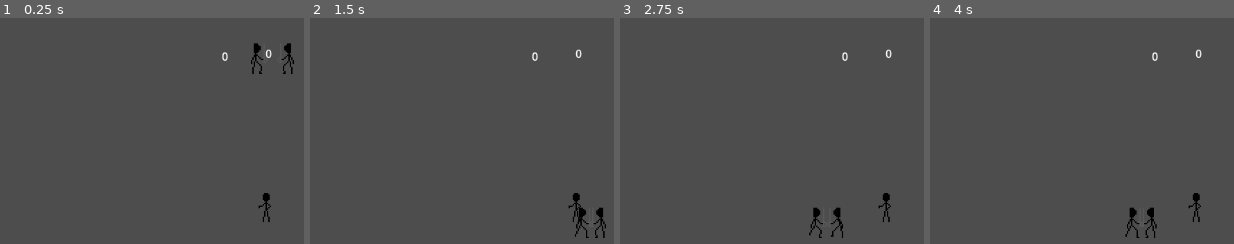
Above: before the commit, frames 1-4 (left to right).
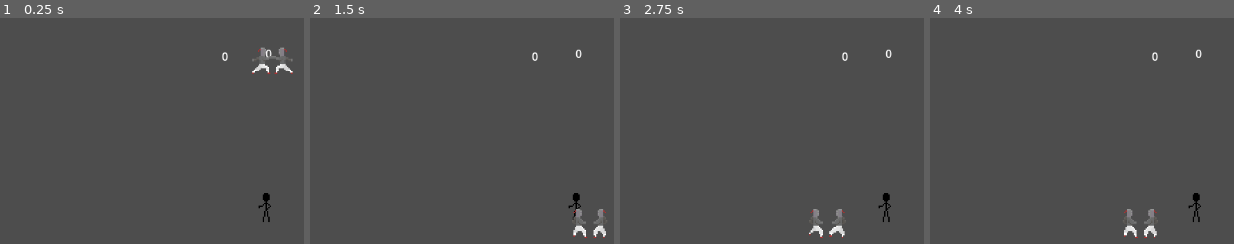
Above: after the commit, the same moments.

Repository: erikdervik/eisen-und-ehre
Game: Godot game, scene res://game.tscn
Two runs of this game, one before a commit and one after it. Both use one fixed random seed, a clock stepped at 60 frames per second and the inputs below. The engine's default icon, where the game draws it, is replaced by a stand-in: a white triangle on a blue panel in a dark square.
Inputs:
- Up to frame 1 (0.25 s): no input
- Up to frame 2 (1.5 s): hold Left (p2_left) 0.53-1.28 s; hold D (p1_right) from 0.53 s (still down); tap Right (p2_right) at 1.35 s
- Up to frame 3 (2.75 s): release D (p1_right) at 2.03 s; hold A (p1_left) from 2.03 s (still down); hold Left (p2_left) from 2.03 s (still down)
- Up to frame 4 (4 s): release A (p1_left) at 2.78 s; release Left (p2_left) at 2.78 s; hold D (p1_right) from 2.78 s (still down); tap Right (p2_right) at 2.85 s; tap Enter at 3.5 s; hold Left (p2_left) from 3.53 s (still down)

The runs differ from the first frame. In frame 1, 0.9% of the frame differs, in the area x 82-97%, y 11-25%; in frame 2, 0.7%; in frame 3, 0.7%; in frame 4, 0.7%.

Commit message:
animation für den player geupdated

Diff:
--- a/player.tscn
+++ b/player.tscn
@@ -1,7 +1,7 @@
-[gd_scene load_steps=40 format=3 uid="uid://br7lgik01bxy8"]
+[gd_scene load_steps=42 format=3 uid="uid://br7lgik01bxy8"]
 
 [ext_resource type="Script" uid="uid://dh43ii3wk17t7" path="res://fechter.gd" id="1_onrkg"]
-[ext_resource type="Texture2D" uid="uid://ej0glevaplk4" path="res://assets/sprites/player1/fencing_sheet.png" id="2_onrkg"]
+[ext_resource type="Texture2D" uid="uid://bae2fiokyt4lm" path="res://assets/sprites/player1/fencing_sheet2.png" id="2_onrkg"]
 
 [sub_resource type="CapsuleShape2D" id="CapsuleShape2D_hqtel"]
 radius = 13.0
@@ -22,127 +22,135 @@
 atlas = ExtResource("2_onrkg")
 region = Rect2(88, 110, 44, 22)
 
-[sub_resource type="AtlasTexture" id="AtlasTexture_onrkg"]
+[sub_resource type="AtlasTexture" id="AtlasTexture_2hs0m"]
 atlas = ExtResource("2_onrkg")
 region = Rect2(0, 132, 44, 22)
 
-[sub_resource type="AtlasTexture" id="AtlasTexture_2hs0m"]
+[sub_resource type="AtlasTexture" id="AtlasTexture_1jxqw"]
 atlas = ExtResource("2_onrkg")
 region = Rect2(44, 132, 44, 22)
 
-[sub_resource type="AtlasTexture" id="AtlasTexture_1jxqw"]
+[sub_resource type="AtlasTexture" id="AtlasTexture_dw050"]
 atlas = ExtResource("2_onrkg")
 region = Rect2(88, 132, 44, 22)
 
-[sub_resource type="AtlasTexture" id="AtlasTexture_dw050"]
+[sub_resource type="AtlasTexture" id="AtlasTexture_b26j0"]
 atlas = ExtResource("2_onrkg")
 region = Rect2(132, 132, 44, 22)
 
-[sub_resource type="AtlasTexture" id="AtlasTexture_b26j0"]
+[sub_resource type="AtlasTexture" id="AtlasTexture_n7ghd"]
 atlas = ExtResource("2_onrkg")
 region = Rect2(176, 132, 44, 22)
 
-[sub_resource type="AtlasTexture" id="AtlasTexture_n7ghd"]
+[sub_resource type="AtlasTexture" id="AtlasTexture_nvl01"]
 atlas = ExtResource("2_onrkg")
 region = Rect2(220, 132, 44, 22)
 
-[sub_resource type="AtlasTexture" id="AtlasTexture_nvl01"]
+[sub_resource type="AtlasTexture" id="AtlasTexture_ivps1"]
 atlas = ExtResource("2_onrkg")
 region = Rect2(264, 132, 44, 22)
 
-[sub_resource type="AtlasTexture" id="AtlasTexture_ivps1"]
+[sub_resource type="AtlasTexture" id="AtlasTexture_urp6f"]
 atlas = ExtResource("2_onrkg")
 region = Rect2(0, 88, 44, 22)
 
-[sub_resource type="AtlasTexture" id="AtlasTexture_urp6f"]
+[sub_resource type="AtlasTexture" id="AtlasTexture_bwjto"]
 atlas = ExtResource("2_onrkg")
 region = Rect2(44, 88, 44, 22)
 
-[sub_resource type="AtlasTexture" id="AtlasTexture_bwjto"]
+[sub_resource type="AtlasTexture" id="AtlasTexture_606se"]
 atlas = ExtResource("2_onrkg")
 region = Rect2(88, 88, 44, 22)
 
-[sub_resource type="AtlasTexture" id="AtlasTexture_606se"]
+[sub_resource type="AtlasTexture" id="AtlasTexture_u1c27"]
 atlas = ExtResource("2_onrkg")
 region = Rect2(0, 22, 44, 22)
 
-[sub_resource type="AtlasTexture" id="AtlasTexture_u1c27"]
+[sub_resource type="AtlasTexture" id="AtlasTexture_op7ga"]
 atlas = ExtResource("2_onrkg")
 region = Rect2(44, 22, 44, 22)
 
-[sub_resource type="AtlasTexture" id="AtlasTexture_op7ga"]
+[sub_resource type="AtlasTexture" id="AtlasTexture_q13i1"]
 atlas = ExtResource("2_onrkg")
 region = Rect2(88, 22, 44, 22)
 
-[sub_resource type="AtlasTexture" id="AtlasTexture_q13i1"]
+[sub_resource type="AtlasTexture" id="AtlasTexture_pylmc"]
 atlas = ExtResource("2_onrkg")
 region = Rect2(132, 22, 44, 22)
 
-[sub_resource type="AtlasTexture" id="AtlasTexture_pylmc"]
+[sub_resource type="AtlasTexture" id="AtlasTexture_pbfsw"]
 atlas = ExtResource("2_onrkg")
 region = Rect2(176, 22, 44, 22)
 
-[sub_resource type="AtlasTexture" id="AtlasTexture_pbfsw"]
+[sub_resource type="AtlasTexture" id="AtlasTexture_5tmop"]
 atlas = ExtResource("2_onrkg")
 region = Rect2(220, 22, 44, 22)
 
-[sub_resource type="AtlasTexture" id="AtlasTexture_5tmop"]
+[sub_resource type="AtlasTexture" id="AtlasTexture_7ahtn"]
 atlas = ExtResource("2_onrkg")
 region = Rect2(264, 22, 44, 22)
 
-[sub_resource type="AtlasTexture" id="AtlasTexture_7ahtn"]
+[sub_resource type="AtlasTexture" id="AtlasTexture_7lmhl"]
 atlas = ExtResource("2_onrkg")
 region = Rect2(0, 44, 44, 22)
 
-[sub_resource type="AtlasTexture" id="AtlasTexture_7lmhl"]
+[sub_resource type="AtlasTexture" id="AtlasTexture_dx0e4"]
 atlas = ExtResource("2_onrkg")
 region = Rect2(44, 44, 44, 22)
 
 [sub_resource type="AtlasTexture" id="AtlasTexture_jm5j8"]
 atlas = ExtResource("2_onrkg")
+region = Rect2(0, 66, 44, 22)
+
+[sub_resource type="AtlasTexture" id="AtlasTexture_7hik5"]
+atlas = ExtResource("2_onrkg")
 region = Rect2(44, 66, 44, 22)
 
-[sub_resource type="AtlasTexture" id="AtlasTexture_7hik5"]
+[sub_resource type="AtlasTexture" id="AtlasTexture_qtqh7"]
 atlas = ExtResource("2_onrkg")
 region = Rect2(88, 66, 44, 22)
 
-[sub_resource type="AtlasTexture" id="AtlasTexture_qtqh7"]
+[sub_resource type="AtlasTexture" id="AtlasTexture_2wuci"]
 atlas = ExtResource("2_onrkg")
 region = Rect2(132, 66, 44, 22)
 
-[sub_resource type="AtlasTexture" id="AtlasTexture_dx0e4"]
-atlas = ExtResource("2_onrkg")
-region = Rect2(0, 154, 44, 22)
+[sub_resource type="AtlasTexture" id="AtlasTexture_iruf7"]
+atlas = ExtResource("2_onrkg")
+region = Rect2(88, 66, 44, 22)
+
+[sub_resource type="AtlasTexture" id="AtlasTexture_j5n4i"]
+atlas = ExtResource("2_onrkg")
+region = Rect2(44, 66, 44, 22)
+
+[sub_resource type="AtlasTexture" id="AtlasTexture_634y6"]
+atlas = ExtResource("2_onrkg")
+region = Rect2(0, 176, 44, 22)
+
+[sub_resource type="AtlasTexture" id="AtlasTexture_efrwb"]
+atlas = ExtResource("2_onrkg")
+region = Rect2(44, 176, 44, 22)
+
+[sub_resource type="AtlasTexture" id="AtlasTexture_hiqhm"]
+atlas = ExtResource("2_onrkg")
+region = Rect2(0, 0, 44, 22)
 
 [sub_resource type="AtlasTexture" id="AtlasTexture_tkwlq"]
 atlas = ExtResource("2_onrkg")
-region = Rect2(0, 176, 44, 22)
+region = Rect2(44, 0, 44, 22)
 
 [sub_resource type="AtlasTexture" id="AtlasTexture_hl5qd"]
 atlas = ExtResource("2_onrkg")
-region = Rect2(44, 176, 44, 22)
-
-[sub_resource type="AtlasTexture" id="AtlasTexture_2wuci"]
+region = Rect2(88, 0, 44, 22)
+
+[sub_resource type="AtlasTexture" id="AtlasTexture_ek41f"]
 atlas = ExtResource("2_onrkg")
 region = Rect2(0, 0, 44, 22)
 
-[sub_resource type="AtlasTexture" id="AtlasTexture_iruf7"]
+[sub_resource type="AtlasTexture" id="AtlasTexture_khis8"]
 atlas = ExtResource("2_onrkg")
 region = Rect2(44, 0, 44, 22)
 
-[sub_resource type="AtlasTexture" id="AtlasTexture_j5n4i"]
-atlas = ExtResource("2_onrkg")
-region = Rect2(88, 0, 44, 22)
-
-[sub_resource type="AtlasTexture" id="AtlasTexture_634y6"]
-atlas = ExtResource("2_onrkg")
-region = Rect2(0, 0, 44, 22)
-
-[sub_resource type="AtlasTexture" id="AtlasTexture_efrwb"]
-atlas = ExtResource("2_onrkg")
-region = Rect2(44, 0, 44, 22)
-
-[sub_resource type="AtlasTexture" id="AtlasTexture_hiqhm"]
+[sub_resource type="AtlasTexture" id="AtlasTexture_b88wv"]
 atlas = ExtResource("2_onrkg")
 region = Rect2(88, 0, 44, 22)
 
@@ -164,9 +172,6 @@
 }, {
 "frames": [{
 "duration": 1.0,
-"texture": SubResource("AtlasTexture_onrkg")
-}, {
-"duration": 1.0,
 "texture": SubResource("AtlasTexture_2hs0m")
 }, {
 "duration": 1.0,
@@ -183,6 +188,9 @@
 }, {
 "duration": 1.0,
 "texture": SubResource("AtlasTexture_nvl01")
+}, {
+"duration": 1.0,
+"texture": SubResource("AtlasTexture_ivps1")
 }],
 "loop": true,
 "name": &"hit n back",
@@ -190,13 +198,13 @@
 }, {
 "frames": [{
 "duration": 1.0,
-"texture": SubResource("AtlasTexture_ivps1")
-}, {
-"duration": 1.0,
 "texture": SubResource("AtlasTexture_urp6f")
 }, {
 "duration": 1.0,
 "texture": SubResource("AtlasTexture_bwjto")
+}, {
+"duration": 1.0,
+"texture": SubResource("AtlasTexture_606se")
 }],
 "loop": true,
 "name": &"hit n stand",
@@ -204,9 +212,6 @@
 }, {
 "frames": [{
 "duration": 1.0,
-"texture": SubResource("AtlasTexture_606se")
-}, {
-"duration": 1.0,
 "texture": SubResource("AtlasTexture_u1c27")
 }, {
 "duration": 1.0,
@@ -223,6 +228,9 @@
 }, {
 "duration": 1.0,
 "texture": SubResource("AtlasTexture_5tmop")
+}, {
+"duration": 1.0,
+"texture": SubResource("AtlasTexture_7ahtn")
 }],
 "loop": true,
 "name": &"hit n walk",
@@ -230,14 +238,14 @@
 }, {
 "frames": [{
 "duration": 1.0,
-"texture": SubResource("AtlasTexture_7ahtn")
-}, {
-"duration": 1.0,
 "texture": SubResource("AtlasTexture_7lmhl")
+}, {
+"duration": 1.0,
+"texture": SubResource("AtlasTexture_dx0e4")
 }],
 "loop": true,
 "name": &"idle",
-"speed": 5.0
+"speed": 3.0
 }, {
 "frames": [{
 "duration": 1.0,
@@ -250,13 +258,22 @@
 "texture": SubResource("AtlasTexture_qtqh7")
 }, {
 "duration": 1.0,
-"texture": SubResource("AtlasTexture_qtqh7")
-}, {
-"duration": 1.0,
-"texture": SubResource("AtlasTexture_qtqh7")
-}, {
-"duration": 1.0,
-"texture": SubResource("AtlasTexture_7hik5")
+"texture": SubResource("AtlasTexture_2wuci")
+}, {
+"duration": 1.0,
+"texture": SubResource("AtlasTexture_2wuci")
+}, {
+"duration": 1.0,
+"texture": SubResource("AtlasTexture_2wuci")
+}, {
+"duration": 1.0,
+"texture": SubResource("AtlasTexture_2wuci")
+}, {
+"duration": 1.0,
+"texture": SubResource("AtlasTexture_iruf7")
+}, {
+"duration": 1.0,
+"texture": SubResource("AtlasTexture_j5n4i")
 }],
 "loop": true,
 "name": &"lunge",
@@ -264,19 +281,10 @@
 }, {
 "frames": [{
 "duration": 1.0,
-"texture": SubResource("AtlasTexture_dx0e4")
-}, {
-"duration": 1.0,
-"texture": SubResource("AtlasTexture_tkwlq")
-}, {
-"duration": 1.0,
-"texture": SubResource("AtlasTexture_hl5qd")
-}, {
-"duration": 1.0,
-"texture": SubResource("AtlasTexture_hl5qd")
-}, {
-"duration": 1.0,
-"texture": SubResource("AtlasTexture_hl5qd")
+"texture": SubResource("AtlasTexture_634y6")
+}, {
+"duration": 1.0,
+"texture": SubResource("AtlasTexture_efrwb")
 }],
 "loop": true,
 "name": &"parade",
@@ -328,5 +336,6 @@
 position = Vector2(6, -10)
 scale = Vector2(2, 2)
 sprite_frames = SubResource("SpriteFrames_q13i1")
-animation = &"parade"
-frame_progress = 0.6861384
+animation = &"lunge"
+frame = 5
+frame_progress = 0.9023621
Binary file added: assets/sprites/player1/fencing_sheet2.png
Not shown, added: assets/sprites/player1/fencing_sheet2.png.import
Not shown: 2 places in player.tscn that only renumber resources
